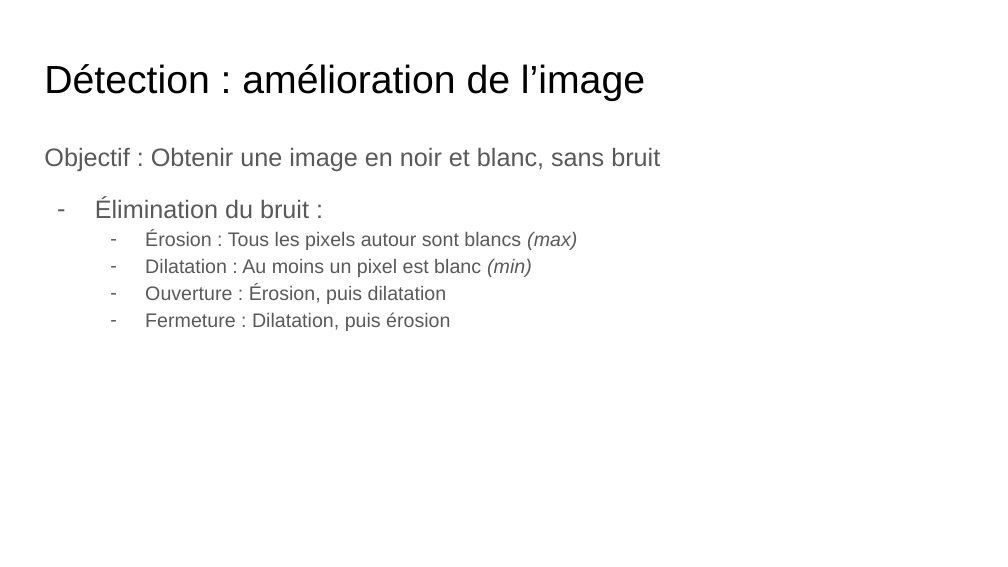
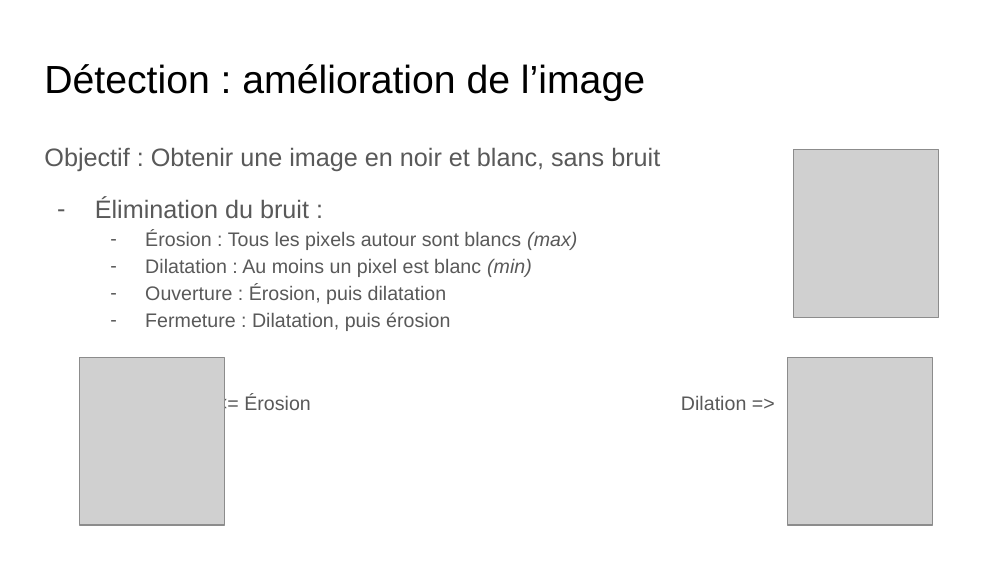
Before and after one commit to benoitmasson/qrcode-demo, a slide deck: slide 18 of slides/QR Codes.odp (slide 15 before the commit). Drawn at 1008x567 pixels with LibreOffice and Linux fonts; fonts in the diff are those of the drawing; grey boxes stand for pictures. Boxes give left, top, right and bottom in pixels: in the first picture for what was removed or moved away, otherwise in the second. Text is boxed around its words. In the diff, an @@ line names an element or a change of style, - is before the commit and + after.

```diff
--- a/slides/QR Codes.odp
+++ b/slides/QR Codes.odp
@@ picture added at box(793, 149, 938, 318) @@
@@ picture added at box(80, 357, 225, 525) @@
@@ picture added at box(787, 357, 932, 525) @@
@@ text at box(244, 395, 746, 410): paragraph added @@
+  <= Érosion Dilation =>
```
Also in this commit, not shown: 18 other slides changed, 5 slides added, 2 slides removed, 1 other file.
